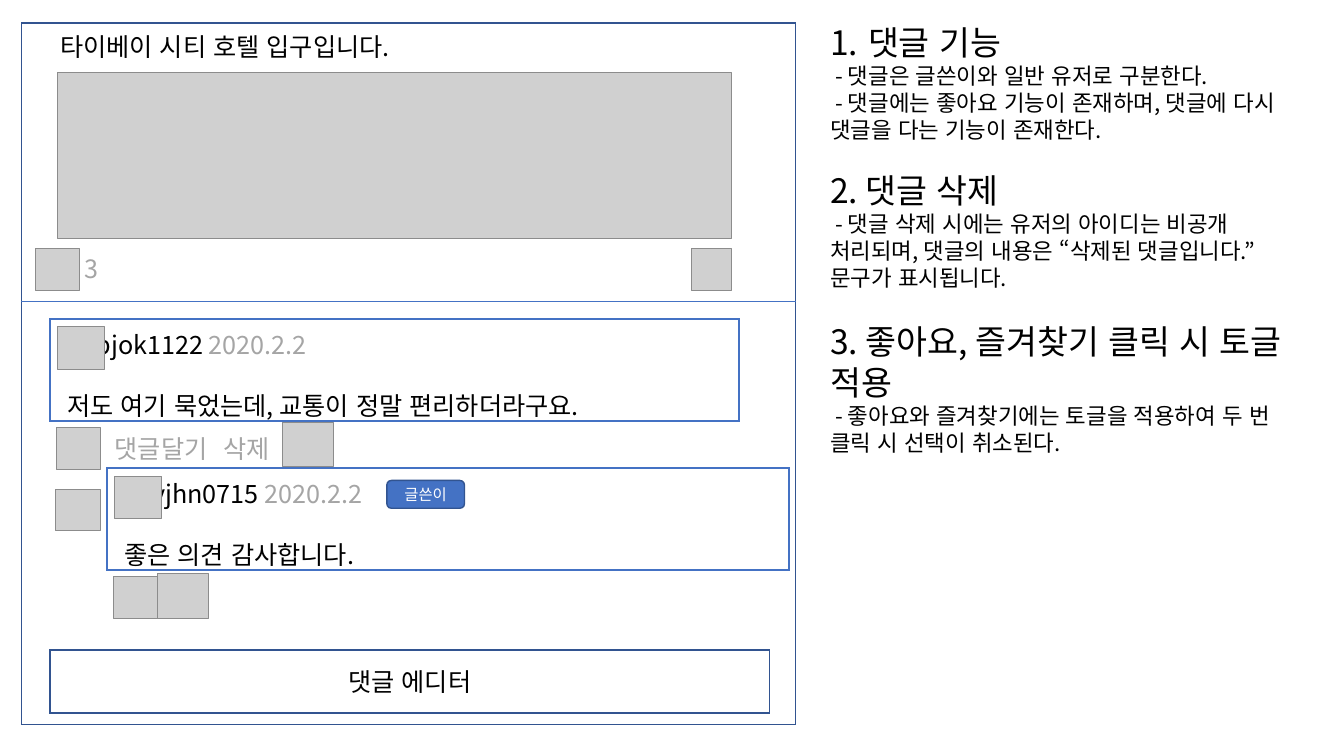
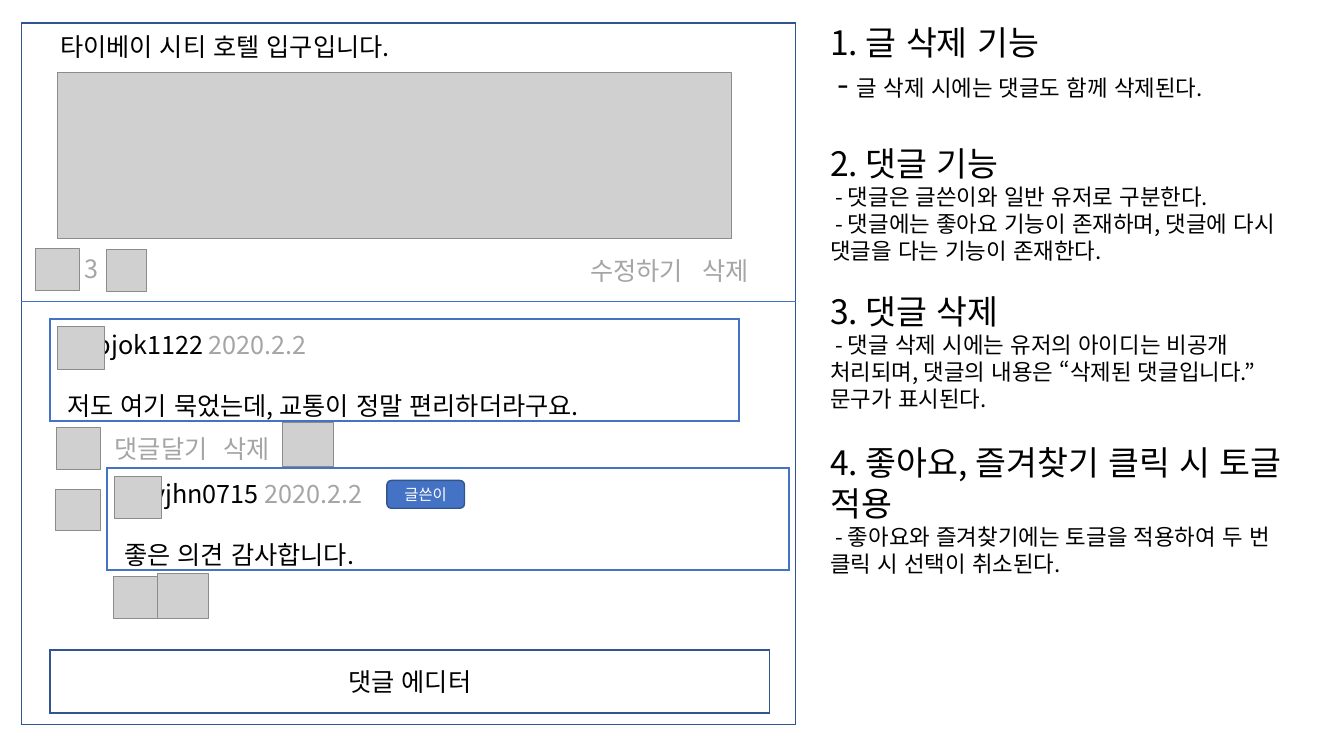
Before and after one commit to pjok1122/travel-community, a slide deck: slide 3 of 화면 기획서.pptx. Drawn at 1344x756 pixels with LibreOffice and Linux fonts; fonts in the diff are those of the drawing; grey boxes stand for pictures. Boxes give left, top, right and bottom in pixels: in the first picture for what was removed or moved away, otherwise in the second. Text is boxed around its words. In the diff, an @@ line names an element or a change of style, - is before the commit and + after.

```diff
--- a/화면 기획서.pptx
+++ b/화면 기획서.pptx
@@ text at [830,27,1203,179]: text changed; size 24 to 16 pt @@
-1. 댓글 기능
+1. 글 삭제 기능
+- 글 삭제 시에는 댓글도 함께 삭제된다.
+2. 댓글 기능
@@ picture: place and size @@
-picture at [692,249,732,291]
+picture at [107,250,147,292]
@@ text added at [590,259,683,282], 18 pt, text #A5A5A5 @@
+수정하기
@@ text added at [702,259,748,282], 18 pt, text #A5A5A5 @@
+삭제
@@ text at [830,296,1282,519]: text changed @@
-2. 댓글 삭제
-- 댓글 삭제 시에는 유저의 아이디는 비공개 처리되며, 댓글의 내용은 “삭제된 댓글입니다.” 문구가 표시됩니다.
-3. 좋아요, 즐겨찾기 클릭 시 토글 적용
+3. 댓글 삭제
+- 댓글 삭제 시에는 유저의 아이디는 비공개 처리되며, 댓글의 내용은 “삭제된 댓글입니다.” 문구가 표시된다.
+4. 좋아요, 즐겨찾기 클릭 시 토글 적용
```
Also in this commit, not shown: 3 other slides changed, 7 slides added.
